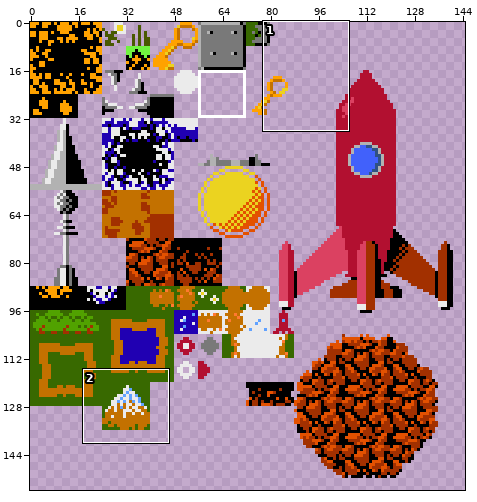
Edited in one commit: sprite sheet (Project/Content/Sprites/tilemap.png). The picture above shows the old version from afar; the outline marks the close-up.
Close-up. First the earlier version:
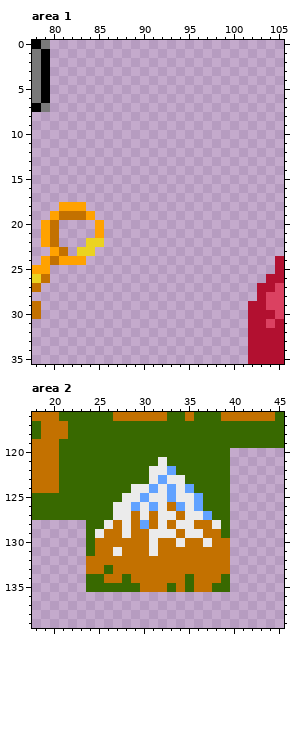
The file is 150x200 pixels. Shown: area 1: x 78..105, y 0..35; area 2: x 18..45, y 116..139. The wide view leaves out empty margins.
After:
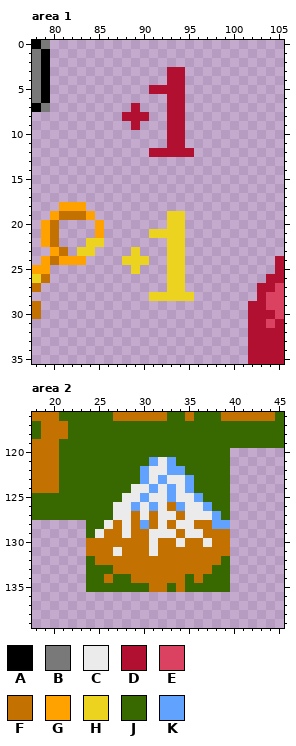
Palette (. is transparent): A #000000  B #797979  C #ebebeb  D #b21030  E #db4161  F #c37100  G #ffa200  H #ebd320  J #386900  K #61a2ff
Edits made:
Changed rows in their new state; - is an unchanged pixel.
Area 1:
first column x 88:
 3 -----DD-
 4 -----DD-
 5 ---DDDD-
 6 -----DD-
 7 -D---DD-
 8 DDD--DD-
 9 -D---DD-
10 -----DD-
11 -----DD-
12 ---DDDDD
first column x 88:
19 -----HH-
20 -----HH-
21 ---HHHH-
22 -----HH-
23 -H---HH-
24 HHH--HH-
25 -H---HH-
26 -----HH-
27 -----HH-
28 ---HHHHH
Area 2:
first column x 24:
121 -------K-K------
122 ------K---K-----
123 ------K----K----
126 ------------CK--
127 -------------CK-
128 --------------KK
129 ---------------F
130 F---------------
131 F---------------
132 J--------------J
133 JJ------------JJ
134 ---J---------JJ-
135 ------J-----JJ--
